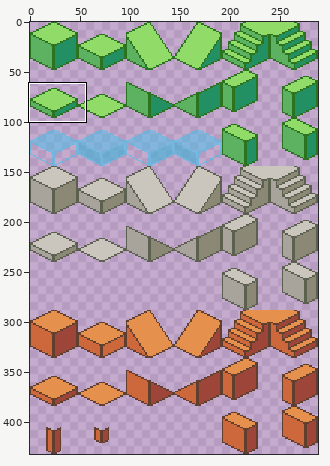
File history of a sprite sheet, Assets/Tileset/isometric-sandbox-sheet.png. The picture above shows the old version from afar; the outline marks the close-up.
Close-up. The starting point:
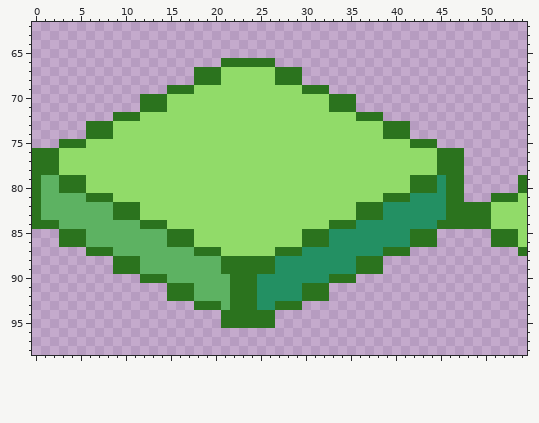
The file is 288x432 pixels. Shown: x 0..54, y 62..98.
The result:
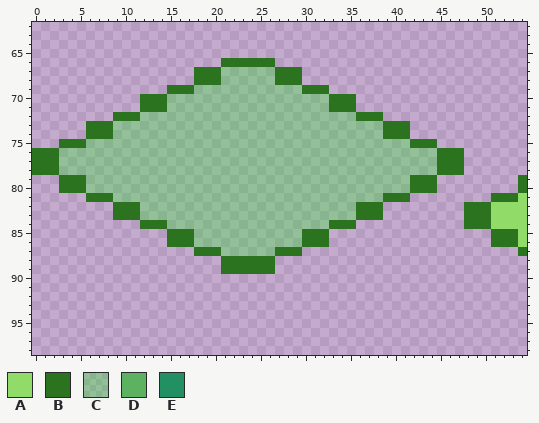
Palette (. is transparent): A #91db69  B #2b731e  C #00ff0040  D #5db262  E #239063
From old to new:
y 67..68: x 21..26 AAAAAA -> CCCCCC
y 69: x 18..29 AAAAAAAAAAAA -> CCCCCCCCCCCC
y 70..71: x 15..32 AAAAAAAAAAAAAAAAAA -> CCCCCCCCCCCCCCCCCC
y 72: x 12..35 AAAAAAAAAAAAAAAAAAAAAAAA -> CCCCCCCCCCCCCCCCCCCCCCCC
y 73..74: x 9..38 AAAAAAAAAAAAAAAAAAAAAAAAAAAAAA -> CCCCCCCCCCCCCCCCCCCCCCCCCCCCCC
y 75: x 6..41 AAAAAAAAAAAAAAAAAAAAAAAAAAAAAAAAAAAA -> CCCCCCCCCCCCCCCCCCCCCCCCCCCCCCCCCCCC
y 76..78: x 3..44 AAAAAAAAAAAAAAAAAAAAAAAAAAAAAAAAAAAAAAAAAA -> CCCCCCCCCCCCCCCCCCCCCCCCCCCCCCCCCCCCCCCCCC
y 79..80: x 0..2 BDD -> ...; x 6..41 AAAAAAAAAAAAAAAAAAAAAAAAAAAAAAAAAAAA -> CCCCCCCCCCCCCCCCCCCCCCCCCCCCCCCCCCCC; x 45..47 EBB -> ...
y 81: x 0..5 BDDDDD -> ......; x 9..38 AAAAAAAAAAAAAAAAAAAAAAAAAAAAAA -> CCCCCCCCCCCCCCCCCCCCCCCCCCCCCC; x 42..47 EEEEBB -> ......
y 82..83: x 0..8 BDDDDDDDD -> .........; x 12..35 AAAAAAAAAAAAAAAAAAAAAAAA -> CCCCCCCCCCCCCCCCCCCCCCCC; x 39..47 EEEEEEEBB -> .........
y 84: x 0..11 BBBDDDDDDDDD -> ............; x 15..32 AAAAAAAAAAAAAAAAAA -> CCCCCCCCCCCCCCCCCC; x 36..47 EEEEEEEEEBBB -> ............
y 85..86: x 3..14 BBBDDDDDDDDD -> ............; x 18..29 AAAAAAAAAAAA -> CCCCCCCCCCCC; x 33..44 EEEEEEEEEBBB -> ............
y 87: x 6..17 BBBDDDDDDDDD -> ............; x 21..26 AAAAAA -> CCCCCC; x 30..41 EEEEEEEEEBBB -> ............
y 88..89: x 9..20 BBBDDDDDDDDD -> ............; x 27..38 EEEEEEEEEBBB -> ............
y 90: x 12..35 BBBDDDDDDDBBBEEEEEEEEBBB -> ........................
y 91..92: x 15..32 BBBDDDDBBBEEEEEBBB -> ..................
y 93: x 18..29 BBBDBBBEEBBB -> ............
y 94..95: x 21..26 BBBBBB -> ......
Where, in picture pixels (left, top, right, bottom), the same in both close-ups:
changed: (32, 67, 464, 328)
